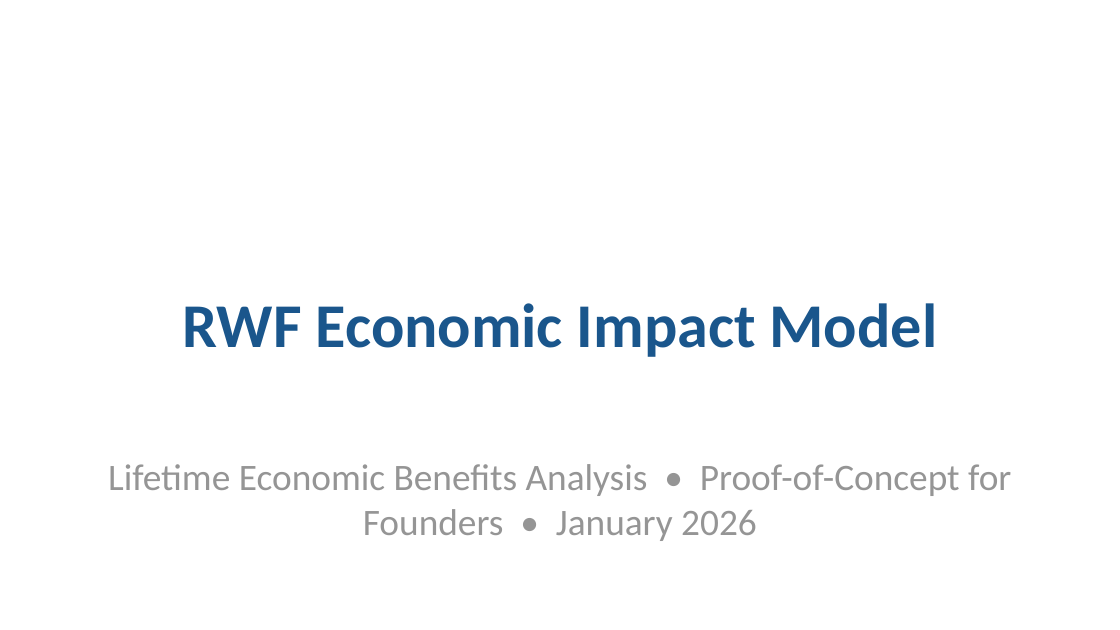
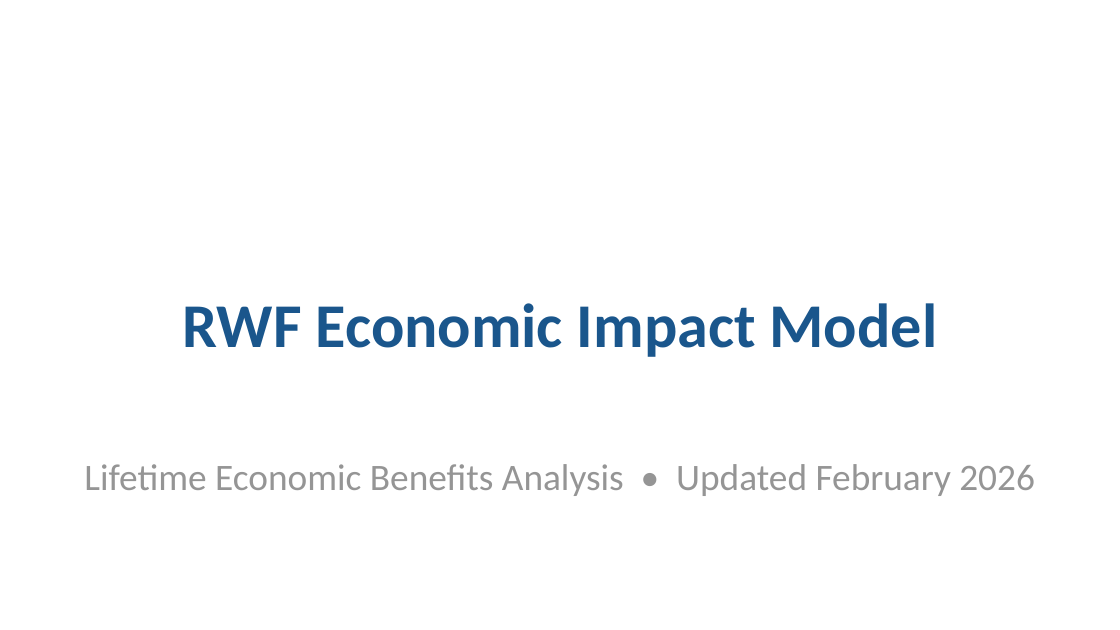
Before and after one commit to maxiveloso/rwf-economic-model, a slide deck: slide 1 of Presentation_Founders.pptx. Drawn at 1120x630 pixels with LibreOffice and Linux fonts; fonts in the diff are those of the drawing. Boxes give left, top, right and bottom in pixels: in the first picture for what was removed or moved away, otherwise in the second. Text is boxed around its words. In the diff, an @@ line names an element or a change of style, - is before the commit and + after.

```diff
--- a/Presentation_Founders.pptx
+++ b/Presentation_Founders.pptx
@@ text at (84, 464, 1035, 496): text changed @@
-Lifetime Economic Benefits Analysis • Proof-of-Concept for Founders • January 2026
+Lifetime Economic Benefits Analysis • Updated February 2026
```
Also in this commit, not shown: 1 other slide changed, 9 slides added, 1 slide removed, 22 other files.
